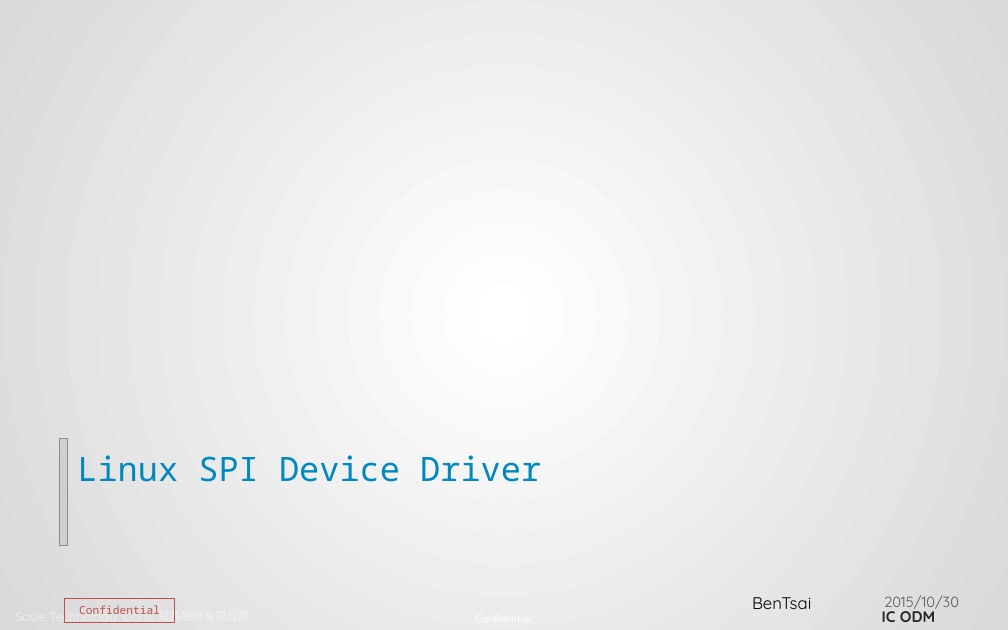
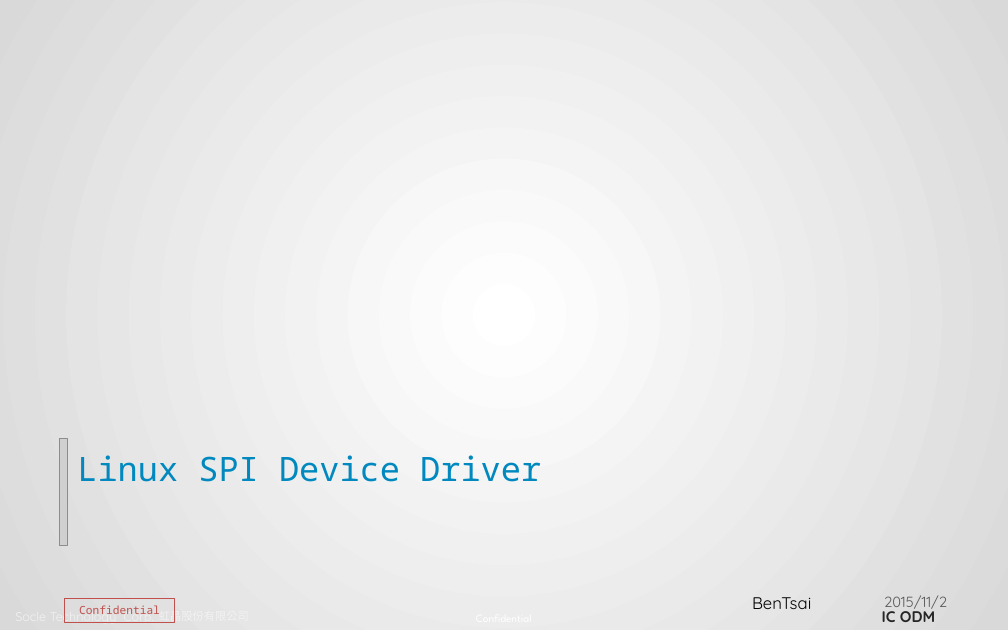
Before and after one commit to JomaskTsai/ppt_linux, a slide deck: slide 1 of spi_report_ben.pptx. Drawn at 1008x630 pixels with LibreOffice and Linux fonts; fonts in the diff are those of the drawing; grey boxes stand for pictures; background and template pictures are left out. Boxes give left, top, right and bottom in pixels: in the first picture for what was removed or moved away, otherwise in the second. Text is boxed around its words. In the diff, an @@ line names an element or a change of style, - is before the commit and + after.

```diff
--- a/spi_report_ben.pptx
+++ b/spi_report_ben.pptx
@@ text at (884, 595, 947, 613): text changed @@
-2015/10/30
+2015/11/2
```
Also in this commit, not shown: 1 other slide changed, 1 other file.
